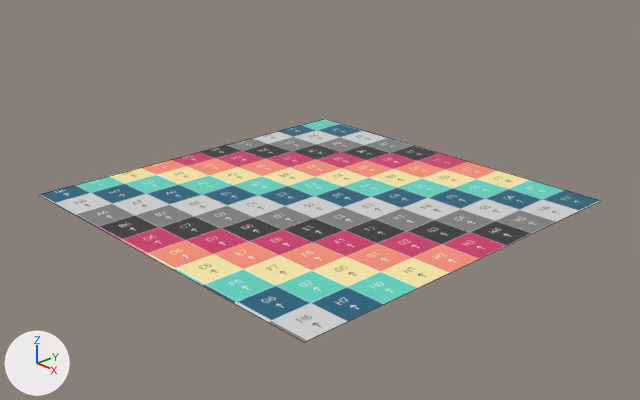
The Blender file Asset/map.blend as it was, and as the next commit left it.
Rendered twice from a camera (50 mm lens) standing at (15.2, -14.21, 8.09) and looking at (0.31, -0.2, 0.08). Lighting does not change. The marker at lower left points along +X, +Y and +Z. The picture after the commit comes second. Mesh edges are drawn as thin lines.

Objects in the first picture: '平面'.
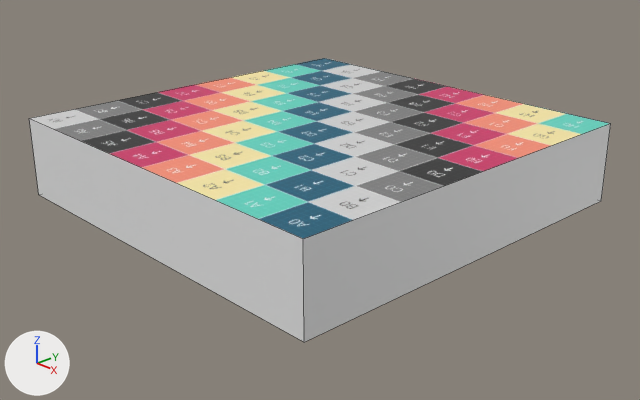
The newer file is also turned or shifted as a whole; pictures and numbers use the older file's frame.

Boxes (x1, y1, x2, y2) around the edits, measured in the pictures (640 x 400 px):
'平面', reshaped (27% taller)
    before: (39, 119, 600, 342)
    after: (29, 58, 611, 342)
part 1 of me_平面, built on
    after: (29, 58, 611, 342)
part 2 of me_平面, surface changed
    before: (39, 119, 600, 342)

The edits, one by one:
Material 'マテリアル' (mat_マテリアル) is new.
Its base color is (0.8, 0.8, 0.8) (white #e7e7e7).
me_平面 is used by ob_平面; location (0.0, 0.0, 0.0).
Verts and faces of me_平面; kept vertices keep their numbers, new ones are numbered from 4.
Before the commit, vertices of me_平面: 0 (-5.0, -5.0, 0.0) at pixel (38, 194), 1 (5.0, -5.0, 0.0) at pixel (304, 342), 2 (-5.0, 5.0, 0.0) at pixel (324, 118), 3 (5.0, 5.0, 0.0) at pixel (601, 200).
me_平面 had 4 vertices, 1 face and spanned x -5.0..5.0, y -5.0..5.0, z 0.0.
me_平面 now has 8 vertices, 6 faces and spans x -5.0..5.0, y -5.0..5.0, z 0.0..2.0.
Part 1, on me_平面:
Faces deleted: (0, 1, 3, 2).
New vertices 4 to 7 stand at vertices 0 to 3, in that order, plus (0.0, 0.0, 2.0).
New faces: (0, 4, 6, 2), (2, 6, 7, 3), (1, 3, 7, 5), (0, 1, 5, 4) (mat_マテリアル (white #e7e7e7)).
New faces: (0, 2, 3, 1), (4, 5, 7, 6) (mat_material (picture img_uvchecker_png)).
me_平面 part 2: 1 kept faces spanning x -5.0..5.0, y -5.0..5.0, z 0.0 get new texture (UV) coordinates.
me_平面 gains material mat_マテリアル (white #e7e7e7).
